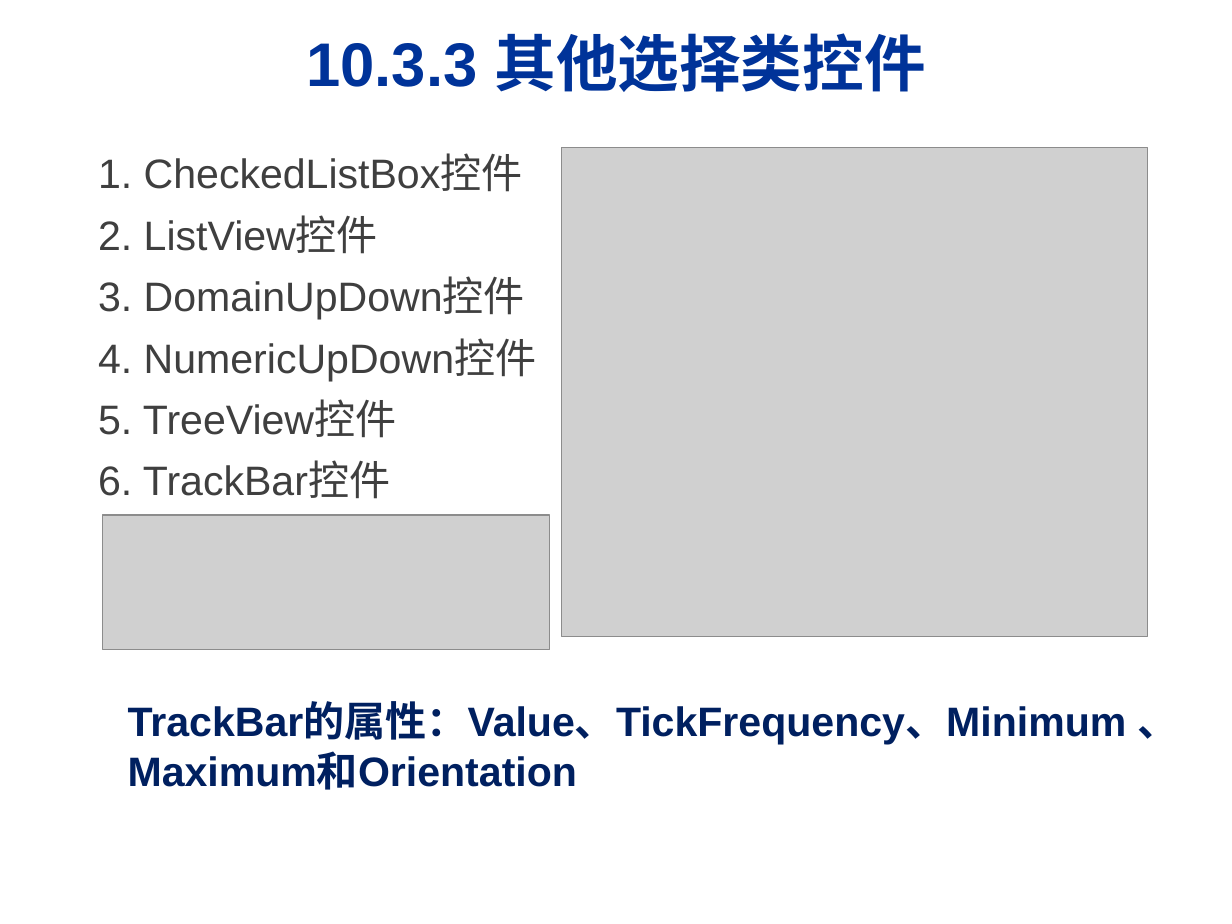
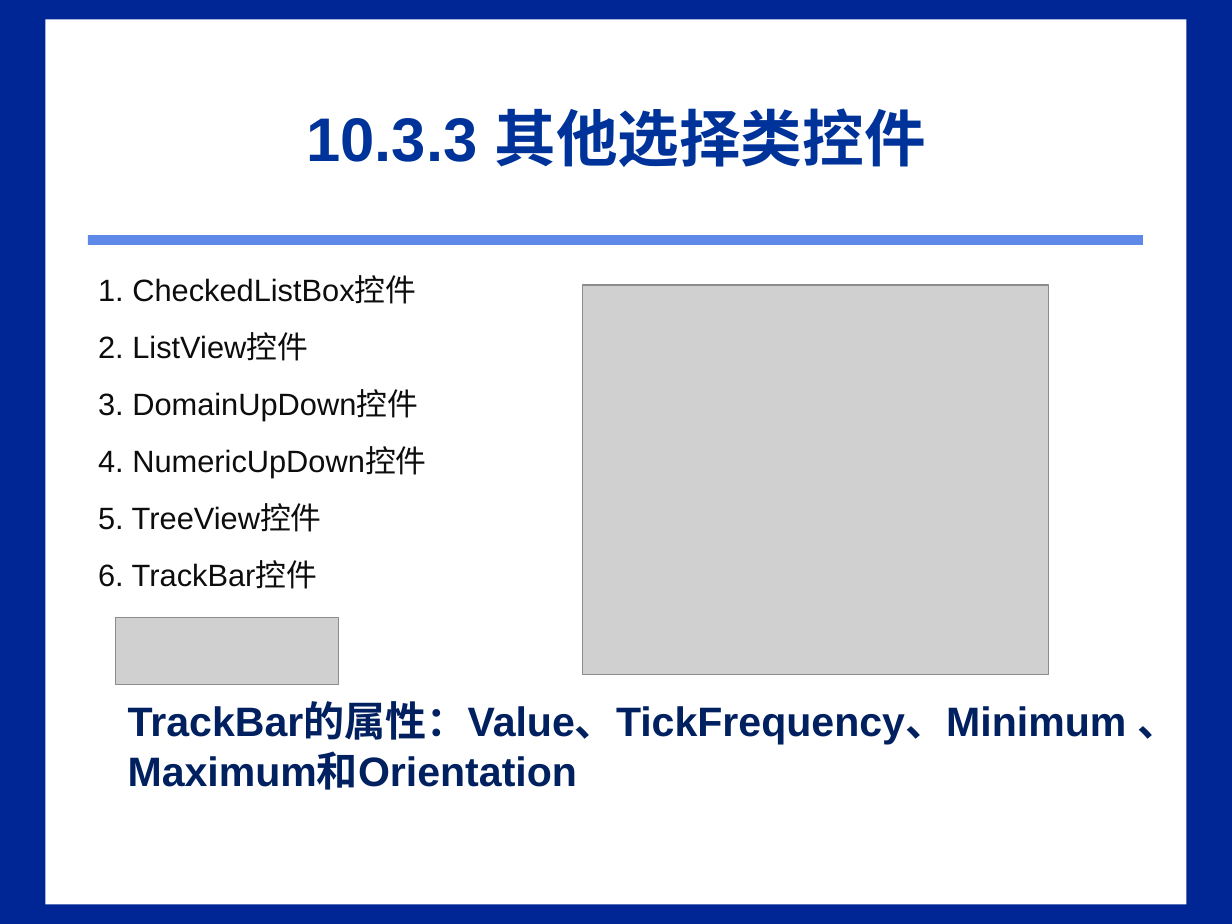
Before and after one commit to HBU/C-Sharp.net, a slide deck: slide 21 of PPT/01第十章.ppt. Drawn at 1232x924 pixels with LibreOffice and Linux fonts; fonts in the diff are those of the drawing; grey boxes stand for pictures; background and template pictures are left out. Boxes give left, top, right and bottom in pixels: in the first picture for what was removed or moved away, otherwise in the second. Text is boxed around its words. In the diff, an @@ line names an element or a change of style, - is before the commit and + after.

```diff
--- a/PPT/01第十章.ppt
+++ b/PPT/01第十章.ppt
@@ background picture (left out) to #002595 @@
@@ rectangle added at bbox=[46, 20, 1186, 904], fill #FFFFFF @@
@@ title "10.3.3 其他选择类控件": place and size @@
-title "10.3.3 其他选择类控件" at bbox=[306, 33, 926, 92]
+title "10.3.3 其他选择类控件" at bbox=[306, 108, 926, 167]
@@ rectangle added at bbox=[87, 235, 1142, 245], fill #5F89E8 @@
@@ text "1. CheckedListBox控件": place and size @@
-text "1. CheckedListBox控件" at bbox=[98, 156, 537, 499]
+text "1. CheckedListBox控件" at bbox=[98, 276, 426, 589]
@@ text "1. CheckedListBox控件" at bbox=[98, 276, 426, 589]: size 24 to 18 pt, text colour #3F3F3F to #0D0D0D; line spacing 0.9 to 1.2; less space between paragraphs @@
@@ picture: place and size @@
-picture at bbox=[562, 147, 1147, 636]
+picture at bbox=[583, 285, 1048, 674]
@@ picture: place and size @@
-picture at bbox=[102, 515, 549, 649]
+picture at bbox=[116, 617, 339, 685]
```
Also in this commit, not shown: 40 other slides changed, 1 other file.
